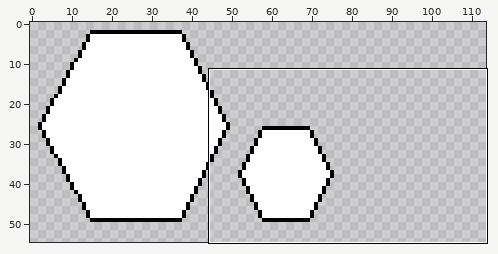
One commit to this sprite sheet: core/assets/main.png. The picture above shows the old version from afar; the outline marks the close-up.
Close-up. Old version:
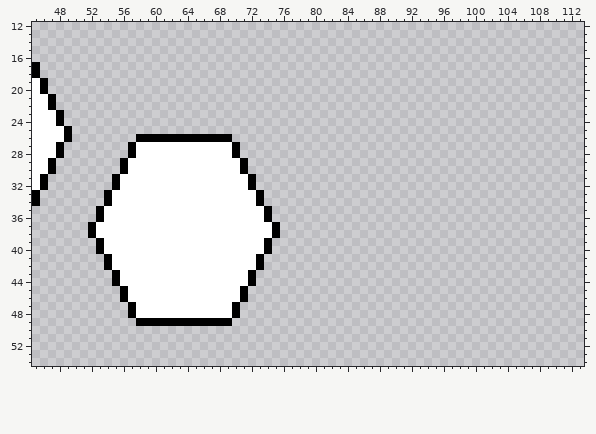
The file is 128x64 pixels. Shown: x 45..113, y 12..54. The wide view leaves out empty margins.
The result:
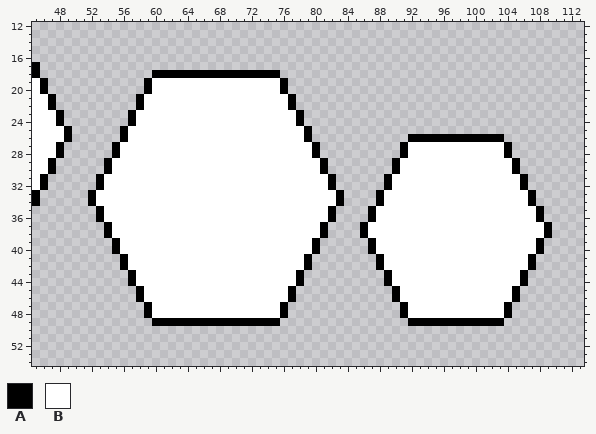
Palette (. is transparent): A #000000  B #ffffff
Edits made:
@@ x 45..113 @@
 17 A....................................................................
-18 A....................................................................
-19 BA...................................................................
-20 BA...................................................................
-21 BBA..................................................................
-22 BBA..................................................................
-23 BBBA.................................................................
-24 BBBA.................................................................
-25 BBBBA................................................................
-26 BBBBA........AAAAAAAAAAAA............................................
-27 BBBA........ABBBBBBBBBBBBA...........................................
-28 BBBA........ABBBBBBBBBBBBA...........................................
-29 BBA........ABBBBBBBBBBBBBBA..........................................
-30 BBA........ABBBBBBBBBBBBBBA..........................................
-31 BA........ABBBBBBBBBBBBBBBBA.........................................
-32 BA........ABBBBBBBBBBBBBBBBA.........................................
-33 A........ABBBBBBBBBBBBBBBBBBA........................................
-34 A........ABBBBBBBBBBBBBBBBBBA........................................
-35 ........ABBBBBBBBBBBBBBBBBBBBA.......................................
-36 ........ABBBBBBBBBBBBBBBBBBBBA.......................................
-37 .......ABBBBBBBBBBBBBBBBBBBBBBA......................................
-38 .......ABBBBBBBBBBBBBBBBBBBBBBA......................................
-39 ........ABBBBBBBBBBBBBBBBBBBBA.......................................
-40 ........ABBBBBBBBBBBBBBBBBBBBA.......................................
-41 .........ABBBBBBBBBBBBBBBBBBA........................................
-42 .........ABBBBBBBBBBBBBBBBBBA........................................
-43 ..........ABBBBBBBBBBBBBBBBA.........................................
-44 ..........ABBBBBBBBBBBBBBBBA.........................................
-45 ...........ABBBBBBBBBBBBBBA..........................................
-46 ...........ABBBBBBBBBBBBBBA..........................................
-47 ............ABBBBBBBBBBBBA...........................................
-48 ............ABBBBBBBBBBBBA...........................................
-49 .............AAAAAAAAAAAA............................................
+18 A..............AAAAAAAAAAAAAAAA......................................
+19 BA............ABBBBBBBBBBBBBBBBA.....................................
+20 BA............ABBBBBBBBBBBBBBBBA.....................................
+21 BBA..........ABBBBBBBBBBBBBBBBBBA....................................
+22 BBA..........ABBBBBBBBBBBBBBBBBBA....................................
+23 BBBA........ABBBBBBBBBBBBBBBBBBBBA...................................
+24 BBBA........ABBBBBBBBBBBBBBBBBBBBA...................................
+25 BBBBA......ABBBBBBBBBBBBBBBBBBBBBBA..................................
+26 BBBBA......ABBBBBBBBBBBBBBBBBBBBBBA............AAAAAAAAAAAA..........
+27 BBBA......ABBBBBBBBBBBBBBBBBBBBBBBBA..........ABBBBBBBBBBBBA.........
+28 BBBA......ABBBBBBBBBBBBBBBBBBBBBBBBA..........ABBBBBBBBBBBBA.........
+29 BBA......ABBBBBBBBBBBBBBBBBBBBBBBBBBA........ABBBBBBBBBBBBBBA........
+30 BBA......ABBBBBBBBBBBBBBBBBBBBBBBBBBA........ABBBBBBBBBBBBBBA........
+31 BA......ABBBBBBBBBBBBBBBBBBBBBBBBBBBBA......ABBBBBBBBBBBBBBBBA.......
+32 BA......ABBBBBBBBBBBBBBBBBBBBBBBBBBBBA......ABBBBBBBBBBBBBBBBA.......
+33 A......ABBBBBBBBBBBBBBBBBBBBBBBBBBBBBBA....ABBBBBBBBBBBBBBBBBBA......
+34 A......ABBBBBBBBBBBBBBBBBBBBBBBBBBBBBBA....ABBBBBBBBBBBBBBBBBBA......
+35 ........ABBBBBBBBBBBBBBBBBBBBBBBBBBBBA....ABBBBBBBBBBBBBBBBBBBBA.....
+36 ........ABBBBBBBBBBBBBBBBBBBBBBBBBBBBA....ABBBBBBBBBBBBBBBBBBBBA.....
+37 .........ABBBBBBBBBBBBBBBBBBBBBBBBBBA....ABBBBBBBBBBBBBBBBBBBBBBA....
+38 .........ABBBBBBBBBBBBBBBBBBBBBBBBBBA....ABBBBBBBBBBBBBBBBBBBBBBA....
+39 ..........ABBBBBBBBBBBBBBBBBBBBBBBBA......ABBBBBBBBBBBBBBBBBBBBA.....
+40 ..........ABBBBBBBBBBBBBBBBBBBBBBBBA......ABBBBBBBBBBBBBBBBBBBBA.....
+41 ...........ABBBBBBBBBBBBBBBBBBBBBBA........ABBBBBBBBBBBBBBBBBBA......
+42 ...........ABBBBBBBBBBBBBBBBBBBBBBA........ABBBBBBBBBBBBBBBBBBA......
+43 ............ABBBBBBBBBBBBBBBBBBBBA..........ABBBBBBBBBBBBBBBBA.......
+44 ............ABBBBBBBBBBBBBBBBBBBBA..........ABBBBBBBBBBBBBBBBA.......
+45 .............ABBBBBBBBBBBBBBBBBBA............ABBBBBBBBBBBBBBA........
+46 .............ABBBBBBBBBBBBBBBBBBA............ABBBBBBBBBBBBBBA........
+47 ..............ABBBBBBBBBBBBBBBBA..............ABBBBBBBBBBBBA.........
+48 ..............ABBBBBBBBBBBBBBBBA..............ABBBBBBBBBBBBA.........
+49 ...............AAAAAAAAAAAAAAAA................AAAAAAAAAAAA..........
 50 .....................................................................
